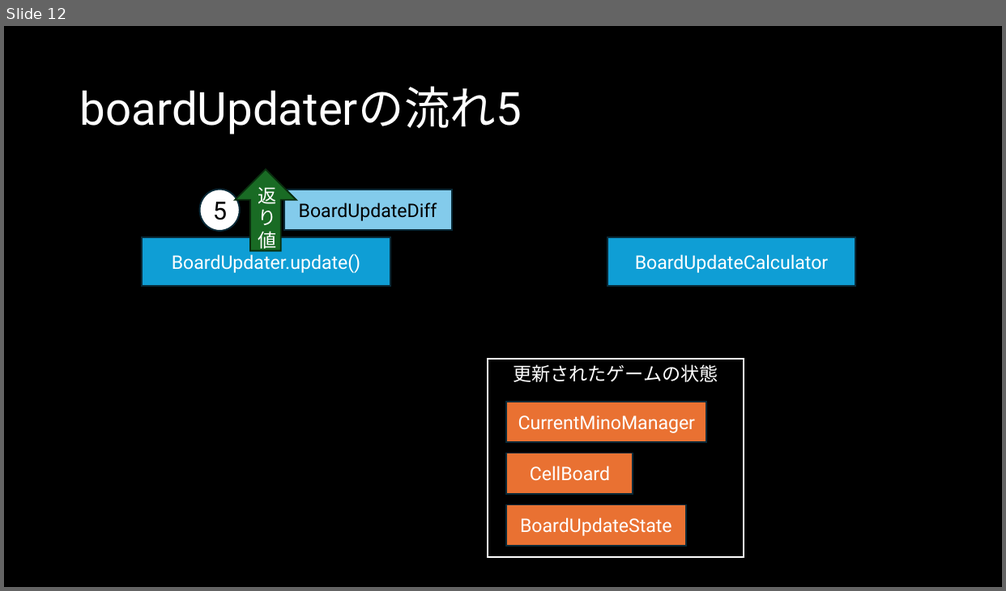
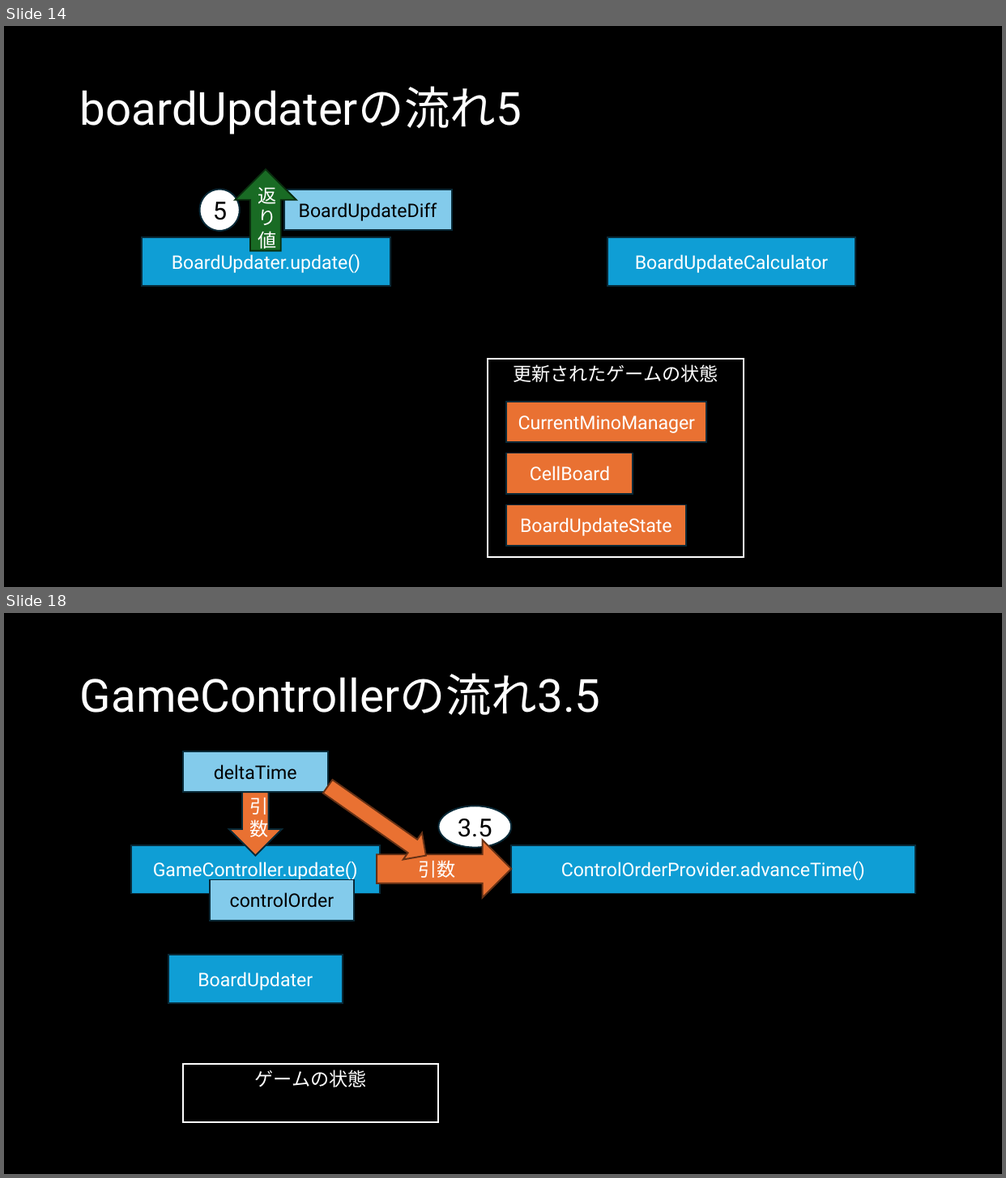
Before and after one commit to Ito-Hideaki/teresource, a slide deck: docs/DocToUnderstandTeresource.pptx. Shown one above the other, each under a label of ours: slide 12 before the commit, slides 14 and 18 after it; the slides between them are not shown. The pictures are 1006x591 and 1006x1178 pixels, drawn with LibreOffice and Linux fonts; fonts in the diff are those of the drawing. Boxes give left, top, right and bottom in pixels: in the first picture for what was removed or moved away, otherwise in the second. Text is boxed around its words. In the diff, an @@ line names an element or a change of style, - is before the commit and + after.

```diff
--- a/docs/DocToUnderstandTeresource.pptx
+++ b/docs/DocToUnderstandTeresource.pptx
@@ slide 18 added at (4, 613, 1002, 1174), background #000000 @@
@@ title added at (80, 673, 601, 715), 44 pt, text #FFFFFF @@
+GameControllerの流れ3.5
@@ rectangle added at (183, 752, 327, 793), fill #83CBEB, outline #092A39 1.5 pt, 18 pt, text #000000 @@
+deltaTime
@@ right arrow added at (318, 773, 435, 869), fill #E97132, outline #663216 1.5 pt @@
@@ down arrow added at (229, 792, 283, 855), fill #E97132, outline #092A39 1.5 pt, 18 pt, text #FFFFFF @@
+引数
@@ ellipse added at (439, 806, 512, 848), fill #FFFFFF, outline #092A39 1.5 pt, 24 pt, text #000000 @@
+3.5
@@ rectangle added at (131, 845, 381, 894), fill #0F9ED5, outline #092A39 1.5 pt, 18 pt, text #FFFFFF @@
+GameController.update()
@@ right arrow added at (377, 841, 512, 898), fill #E97132, outline #663216 1.5 pt, 18 pt, text #FFFFFF @@
+引数
@@ rectangle added at (512, 845, 915, 894), fill #0F9ED5, outline #092A39 1.5 pt, 18 pt, text #FFFFFF @@
+ControlOrderProvider.advanceTime()
@@ rectangle added at (210, 880, 355, 922), fill #83CBEB, outline #092A39 1.5 pt, 18 pt, text #000000 @@
+controlOrder
@@ rectangle added at (168, 955, 343, 1003), fill #0F9ED5, outline #092A39 1.5 pt, 18 pt, text #FFFFFF @@
+BoardUpdater
@@ rectangle added at (183, 1064, 438, 1122), outline #FFFFFF 1.5 pt, 18 pt, text #FFFFFF @@
+ゲームの状態
@@ what was slide 12 is now slide 14 @@
```
Also in this commit, not shown: 7 slides changed, 20 other slides added.
